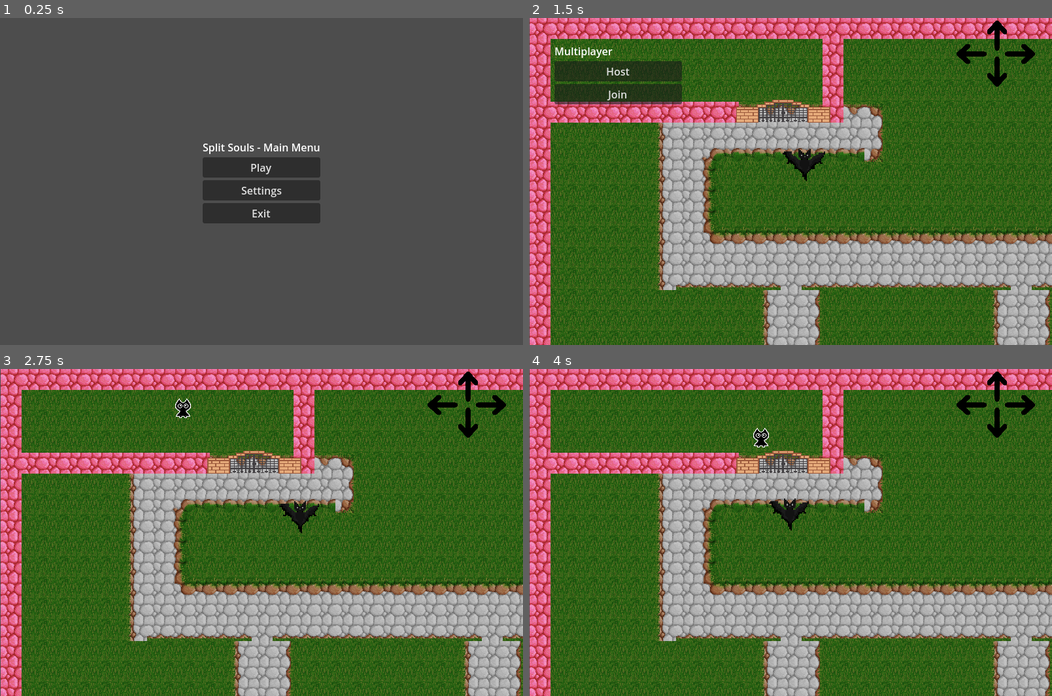
Above: before the commit, frames 1-4 (two rows, left to right).
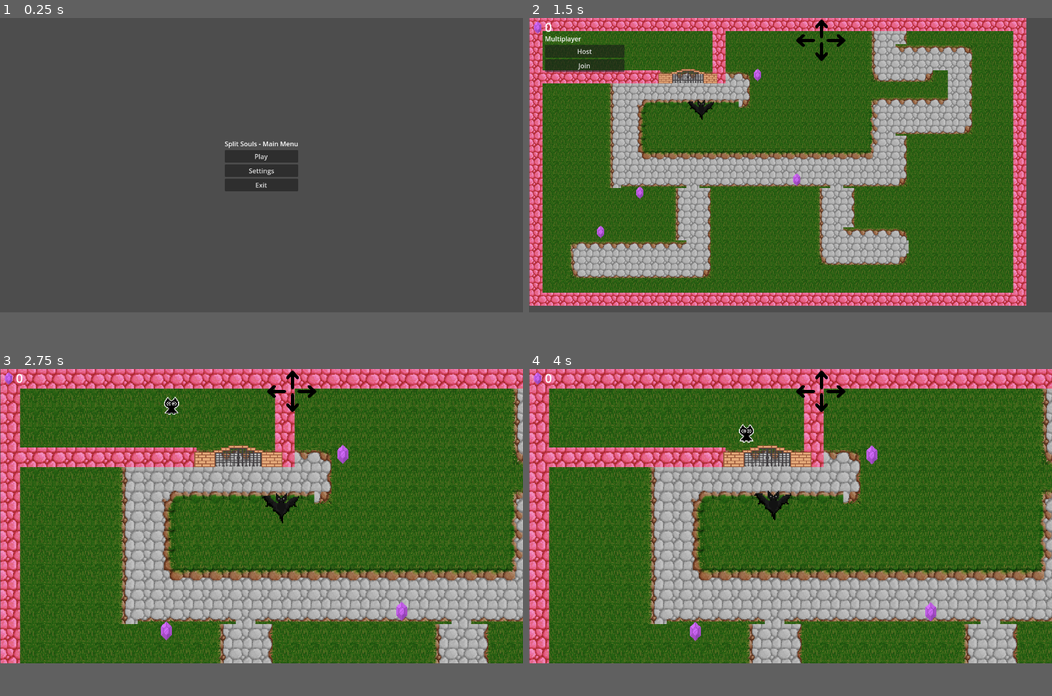
Above: after the commit, the same moments.

Repository: royalcaster/split-souls
Game: Godot game, scene res://scenes/ui/MainMenu.tscn
Two runs of this game, one before a commit and one after it. Both use one fixed random seed, a clock stepped at 60 frames per second and the inputs below.
Inputs:
- Up to frame 1 (0.25 s): no input
- Up to frame 2 (1.5 s): click "Play" at 0.5 s; click "Play" at 1.25 s
- Up to frame 3 (2.75 s): click "Host" at 2 s
- Up to frame 4 (4 s): hold Right (move_right) 2.78-3.53 s; hold S (move_down) from 3.53 s (still down)
In our replay, the window is 800x500 before the commit and 800x450 after it. These sizes can differ from the game's own. Grey fills any space a smaller window leaves; there, only what the larger window draws over its background counts as a difference.

The runs differ from the first frame. In frame 1, 3.7% of the frame differs, in the area x 38-62%, y 37-63%; in frame 2, 74%, in the area x 0-100%, y 0-100%; in frame 3, 57%; in frame 4, 57%.

Commit message:
Add crystals

Diff:
--- a/project.godot
+++ b/project.godot
@@ -25,8 +25,8 @@
 
 [display]
 
-window/size/viewport_width=800
-window/size/viewport_height=500
+window/size/viewport_width=1280
+window/size/viewport_height=720
 
 [editor_plugins]
 
--- /dev/null
+++ b/scenes/game/Crystal.tscn
@@ -0,0 +1,12 @@
+[gd_scene load_steps=3 format=3 uid="uid://if70pa1k7rkj"]
+
+[ext_resource type="Texture2D" uid="uid://b06qxd36nxmvl" path="res://assets/img/crystals_spritesheet.png" id="1_bmej7"]
+[ext_resource type="Script" uid="uid://witst2viy32w" path="res://src/crystal.gd" id="1_goros"]
+
+[node name="Crystal" type="Area2D"]
+script = ExtResource("1_goros")
+
+[node name="Sprite2D" type="Sprite2D" parent="."]
+texture = ExtResource("1_bmej7")
+hframes = 2
+vframes = 2
--- a/scenes/game/Game.tscn
+++ b/scenes/game/Game.tscn
@@ -4,9 +4,9 @@
 [ext_resource type="PackedScene" uid="uid://b184syehau03x" path="res://scenes/player/player_1.tscn" id="2_7qcb4"]
 [ext_resource type="Texture2D" uid="uid://ce7fx7e0blrxk" path="res://assets/tiles/test_tiles.png" id="3_7qcb4"]
 [ext_resource type="PackedScene" uid="uid://byixxiqjq0w47" path="res://scenes/enemies/enemie_bat.tscn" id="3_vrspl"]
-[ext_resource type="PackedScene" uid="uid://pxmyspn67e7b" path="res://scenes/items/crystal.tscn" id="4_lyhax"]
-[ext_resource type="Script" uid="uid://witst2viy32w" path="res://src/crystal.gd" id="5_365ku"]
+[ext_resource type="Script" uid="uid://cm0mfxlop7ysq" path="res://scenes/game/hud.gd" id="6_wnrko"]
 [ext_resource type="PackedScene" uid="uid://c0dwtyimchwxc" path="res://scenes/static_barriers/gate.tscn" id="7_gg4pt"]
+[ext_resource type="Texture2D" uid="uid://b06qxd36nxmvl" path="res://assets/img/crystals_spritesheet.png" id="8_qf6a8"]
 [ext_resource type="Texture2D" uid="uid://c7scnv10bvrrt" path="res://assets/img/arrow1.png" id="8_wnrko"]
 
 [sub_resource type="TileSetAtlasSource" id="TileSetAtlasSource_lyhax"]
@@ -2400,10 +2400,15 @@
 script = ExtResource("1_lyhax")
 player_scene = ExtResource("2_7qcb4")
 
-[node name="ground" type="TileMapLayer" parent="."]
+[node name="TileMap" type="TileMap" parent="."]
+rendering_quadrant_size = 32
+format = 2
+
+[node name="ground" type="TileMapLayer" parent="TileMap"]
 position = Vector2(33, 32)
 tile_map_data = PackedByteArray("AAAAABMAAAAWAAQAAAABABMAAAAWAAQAAAACABMAAAAWAAQAAAADABMAAAAWAAQAAAAEABMAAAAWAAQAAAAFAB …(13296 unchanged characters)…
 tile_set = SubResource("TileSet_365ku")
+rendering_quadrant_size = 32
 
 [node name="Gate" parent="." instance=ExtResource("7_gg4pt")]
 position = Vector2(390, 142)
@@ -2412,10 +2417,6 @@
 [node name="MultiplayerSpawner" type="MultiplayerSpawner" parent="."]
 _spawnable_scenes = PackedStringArray("uid://b184syehau03x")
 spawn_path = NodePath("..")
-
-[node name="TileMap" type="Node2D" parent="."]
-y_sort_enabled = true
-position = Vector2(33, 32)
 
 [node name="Multiplayer" type="Control" parent="."]
 layout_mode = 3
@@ -2447,38 +2448,52 @@
 position = Vector2(410, 249)
 scale = Vector2(0.9, 0.9)
 
-[node name="Crystal" parent="." instance=ExtResource("4_lyhax")]
-position = Vector2(971, 347)
-script = ExtResource("5_365ku")
+[node name="HUD" type="CanvasLayer" parent="."]
+unique_name_in_owner = true
+script = ExtResource("6_wnrko")
 
-[node name="VisualSteeringCues" type="CanvasLayer" parent="."]
-
-[node name="ArrowUp" type="Sprite2D" parent="VisualSteeringCues"]
+[node name="ArrowUp" type="Sprite2D" parent="HUD"]
 material = SubResource("CanvasItemMaterial_wnrko")
 position = Vector2(716, 27)
 rotation = 4.71239
 scale = Vector2(0.131836, 0.112305)
 texture = ExtResource("8_wnrko")
 
-[node name="ArrowDown" type="Sprite2D" parent="VisualSteeringCues"]
+[node name="ArrowDown" type="Sprite2D" parent="HUD"]
 material = SubResource("CanvasItemMaterial_wnrko")
 position = Vector2(716, 82)
 rotation = 1.5708
 scale = Vector2(0.131836, 0.112305)
 texture = ExtResource("8_wnrko")
 
-[node name="ArrowLeft" type="Sprite2D" parent="VisualSteeringCues"]
+[node name="ArrowLeft" type="Sprite2D" parent="HUD"]
 material = SubResource("CanvasItemMaterial_wnrko")
 position = Vector2(677, 55)
 rotation = 3.14159
 scale = Vector2(0.131836, 0.112305)
 texture = ExtResource("8_wnrko")
 
-[node name="ArrowRight" type="Sprite2D" parent="VisualSteeringCues"]
+[node name="ArrowRight" type="Sprite2D" parent="HUD"]
 material = SubResource("CanvasItemMaterial_wnrko")
 position = Vector2(751, 55)
 scale = Vector2(0.131836, 0.112305)
 texture = ExtResource("8_wnrko")
 
+[node name="CrystalScore" type="Label" parent="HUD"]
+offset_left = 39.0
+offset_top = 1.0
+offset_right = 79.0
+offset_bottom = 43.0
+theme_override_font_sizes/font_size = 30
+text = "0"
+
+[node name="Sprite2D" type="Sprite2D" parent="HUD"]
+position = Vector2(22, 23)
+scale = Vector2(0.15, 0.15)
+texture = ExtResource("8_qf6a8")
+hframes = 2
+vframes = 2
+frame = 3
+
 [connection signal="pressed" from="Multiplayer/VBoxContainer/Host" to="." method="_on_host_pressed"]
 [connection signal="pressed" from="Multiplayer/VBoxContainer/Join" to="." method="_on_join_pressed"]
--- /dev/null
+++ b/scenes/game/hud.gd
@@ -0,0 +1,4 @@
+extends CanvasLayer
+
+func update_crystal_score(value):
+	$CrystalScore.text = str(value)
--- a/scenes/items/crystal.tscn
+++ b/scenes/items/crystal.tscn
@@ -1,5 +1,6 @@
-[gd_scene load_steps=5 format=3 uid="uid://pxmyspn67e7b"]
+[gd_scene load_steps=6 format=3 uid="uid://pxmyspn67e7b"]
 
+[ext_resource type="Script" uid="uid://witst2viy32w" path="res://src/crystal.gd" id="1_55jno"]
 [ext_resource type="Texture2D" uid="uid://b06qxd36nxmvl" path="res://assets/img/crystals_spritesheet.png" id="1_kemuw"]
 
 [sub_resource type="CapsuleShape2D" id="CapsuleShape2D_55jno"]
@@ -21,15 +22,17 @@
 }]
 
 [node name="Crystal" type="Area2D"]
+script = ExtResource("1_55jno")
 
 [node name="CollisionShape2D" type="CollisionShape2D" parent="."]
-position = Vector2(0, -5)
+position = Vector2(0, 12)
 rotation = 1.5708
 shape = SubResource("CapsuleShape2D_55jno")
 
 [node name="AnimatedSprite2D" type="AnimatedSprite2D" parent="."]
-position = Vector2(1, -27)
-scale = Vector2(0.25, 0.25)
+scale = Vector2(0.15, 0.15)
 sprite_frames = SubResource("SpriteFrames_6octq")
 animation = &"crystal_still"
 frame_progress = 0.580531
+
+[connection signal="body_entered" from="." to="." method="_on_body_entered"]
--- a/scenes/player/player_1.tscn
+++ b/scenes/player/player_1.tscn
@@ -33,6 +33,7 @@
 replication_config = SubResource("SceneReplicationConfig_hvohr")
 
 [node name="Camera2D" type="Camera2D" parent="."]
+zoom = Vector2(1.5, 1.5)
 limit_left = 0
 limit_top = 0
 limit_right = 1200
--- a/src/Game.gd
+++ b/src/Game.gd
@@ -1,13 +1,27 @@
 extends Node2D
+
 @export var player_scene: PackedScene
+@onready var tilemap = $TileMap
+@onready var hud = $HUD
+
+const CRYSTAL = preload("res://scenes/items/crystal.tscn")
+
 var peer = ENetMultiplayerPeer.new()
 var players = []
+var current_crystal_score = 0
 
 var player_inputs = {} # Dictionary of {peer_id: input_vector}
 var shared_player: CharacterBody2D
 
+@export var crystal_positions: Array[Vector2] = [
+	Vector2(5, 16),
+	Vector2(8, 13),
+	Vector2(17, 4),
+	Vector2(20, 12)
+]
 
 func _ready():
+	spawn_crystals()
 	if Globals.control_mode == Globals.ControlMode.SHARED:
 		multiplayer.peer_connected.connect(_on_peer_connected)
 		multiplayer.peer_disconnected.connect(_on_peer_disconnected)
@@ -57,6 +71,9 @@
 			var local_input = Input.get_vector("move_left", "move_right", "move_up", "move_down")
 			update_input.rpc(local_input)
 
+	# Update HUD
+	hud.update_crystal_score(current_crystal_score)
+
 var last_input = [false, false, false, false]  # necessary because otherwise if e.g. player1 does not press any key, player2 will see player1's last input permanently
 # methods watches the inputs and sends them via rpc
 func measure_input(delta):
@@ -74,10 +91,10 @@
 # call_remote makes ONLY other player receive packages and updates their arrows opacity
 @rpc("any_peer", "call_remote", "reliable")
 func update_arrows(input: Array):
-	$VisualSteeringCues/ArrowLeft.self_modulate.a  = 1.0 if input[0] else 0.5
-	$VisualSteeringCues/ArrowUp.self_modulate.a    = 1.0 if input[1] else 0.5
-	$VisualSteeringCues/ArrowDown.self_modulate.a  = 1.0 if input[2] else 0.5
-	$VisualSteeringCues/ArrowRight.self_modulate.a = 1.0 if input[3] else 0.5
+	$HUD/ArrowLeft.self_modulate.a  = 1.0 if input[0] else 0.5
+	$HUD/ArrowUp.self_modulate.a    = 1.0 if input[1] else 0.5
+	$HUD/ArrowDown.self_modulate.a  = 1.0 if input[2] else 0.5
+	$HUD/ArrowRight.self_modulate.a = 1.0 if input[3] else 0.5
 
 func _on_join_pressed():
 	peer.create_client( "127.0.0.1",4455)
@@ -138,3 +155,17 @@
 # hides ui after clicking host button/join button
 func hide_ui():
 	$Multiplayer.visible = false
+
+func spawn_crystals():
+	for pos in crystal_positions:
+		var crystal_instance = CRYSTAL.instantiate()
+		add_child(crystal_instance)
+		crystal_instance.collected.connect(on_crystal_collected)
+		crystal_instance.start_position = tile_to_world_position(pos)
+		print("Spawned crystal at tile ", tile_to_world_position(pos))
+
+func on_crystal_collected(value):
+	current_crystal_score += 1
+
+func tile_to_world_position(input_pos: Vector2):
+	return Vector2((input_pos.x * 32) + 16, (input_pos.y * 32) + 16)
--- a/src/crystal.gd
+++ b/src/crystal.gd
@@ -1,14 +1,17 @@
 extends Area2D
 
-@export var y_jump_height: float = -5.0    # Wie hoch gesprungen wird
-@export var y_cycle_time: float = 0.3      # Dauer eines Sprungs (hoch und runter)
-@export var y_pause_time: float = 1      # Wie lange unten pausiert wird
+signal collected
+
+@export var value: int = 1
+@export var y_jump_height: float = -5.0 # Wie hoch gesprungen wird
+@export var y_cycle_time: float = 0.3 # Dauer eines Sprungs (hoch und runter)
+@export var y_pause_time: float = 1 # Wie lange unten pausiert wird
 
 var start_position: Vector2
 var time_passed: float = 0.0
 
-func _ready():
-	start_position = global_position
+#func _ready():
+	# start_position = global_position
 
 func _process(delta):
 	time_passed += delta
@@ -25,3 +28,9 @@
 		y_offset = 0.0
 
 	global_position.y = start_position.y + y_offset
+	global_position.x = start_position.x
+
+func _on_body_entered(body: Node2D):
+	if body.has_method("is_player"):
+		collected.emit(value)
+		queue_free()
--- a/src/player_1.gd
+++ b/src/player_1.gd
@@ -17,7 +17,7 @@
 		if not multiplayer.is_server():
 			updated_spawn_position.x = updated_spawn_position.x + 100
 
-		self.position  = updated_spawn_position
+		self.position = updated_spawn_position
 
 func _ready():
 	# camera always follows character that is controlled
@@ -54,6 +54,9 @@
 	move_and_slide()
 	updateAnimation()
 
+func is_player():
+	return true
+
 func updateAnimation():
 	if velocity.length() == 0:
 		animatedSprite2D.stop()
Binary file added: docs/img/crystals.png
Not shown, added: scenes/game/hud.gd.uid
Not shown, changed: README.md
